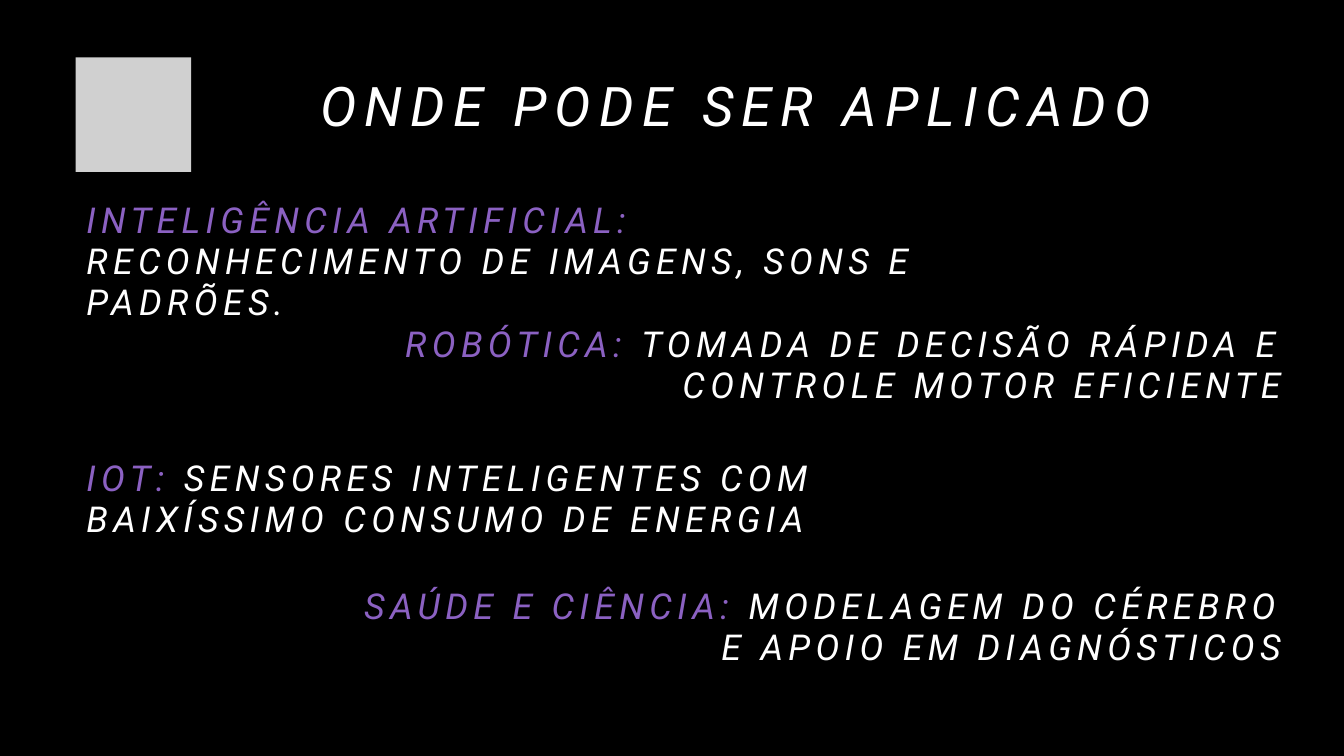
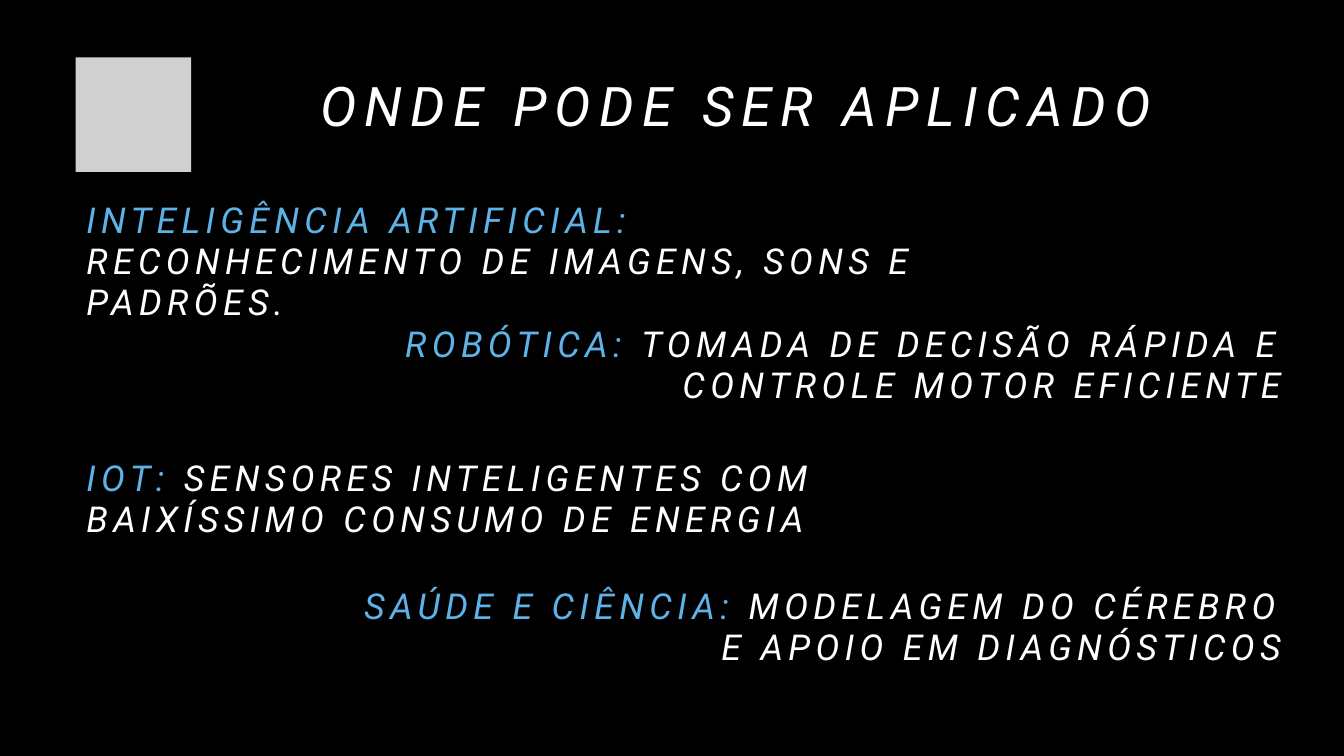
Before and after one commit to GustavoBeckerDev/UNOESC-ESTUDOS, a slide deck: slide 4 of CIRCUITOS DIGITAIS/TRABALHO FINAL/apresentacao.pptx. Drawn at 1344x756 pixels with LibreOffice and Linux fonts; fonts in the diff are those of the drawing; grey boxes stand for pictures; background and template pictures are left out. Boxes give left, top, right and bottom in pixels: in the first picture for what was removed or moved away, otherwise in the second. Text is boxed around its words. In the diff, an @@ line names an element or a change of style, - is before the commit and + after.

```diff
--- a/CIRCUITOS DIGITAIS/TRABALHO FINAL/apresentacao.pptx
+++ b/CIRCUITOS DIGITAIS/TRABALHO FINAL/apresentacao.pptx
@@ text "INTELIGÊNCIA ARTIFICIAL: RECONHECIMENTO DE IMAGENS, ..." at [86,248,908,279]: text colour #8B61C2 to #5DB2E7 in "INTELIGÊNCIA ARTIFICIAL:" @@
@@ text "ROBÓTICA: TOMADA DE DECISÃO RÁPIDA ..." at [405,324,1281,399]: text colour #8B61C2 to #5DB2E7 in "ROBÓTICA:" @@
@@ text "IOT: SENSORES INTELIGENTES COM BAIXÍSSIMO ..." at [86,465,807,533]: text colour #8B61C2 to #5DB2E7 in "IOT:" @@
@@ text "SAÚDE E CIÊNCIA: MODELAGEM DO ..." at [364,586,1280,661]: text colour #8B61C2 to #5DB2E7 in "SAÚDE E CIÊNCIA:" @@
```
Also in this commit, not shown: 5 other slides changed, 2 slides added, 1 other file.
